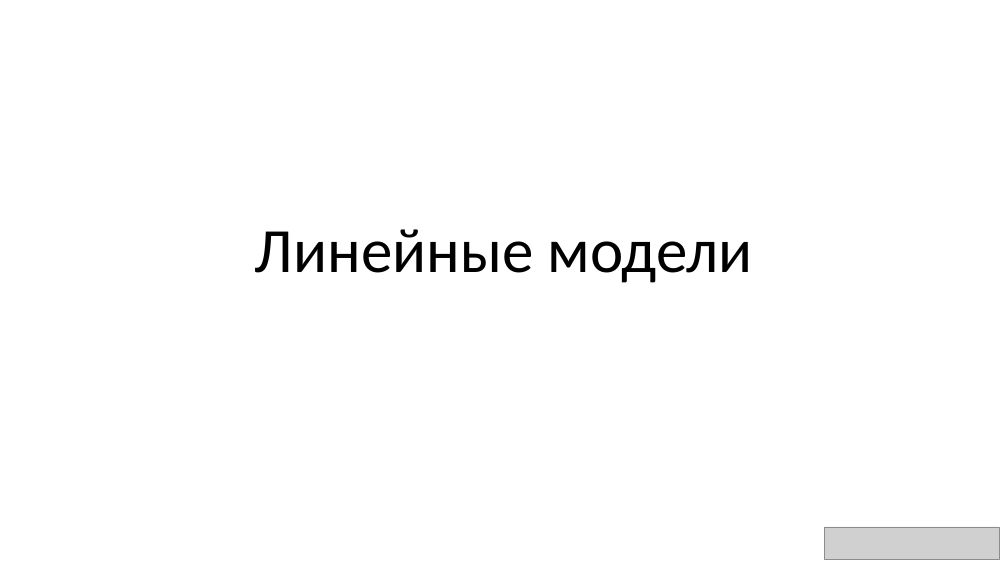
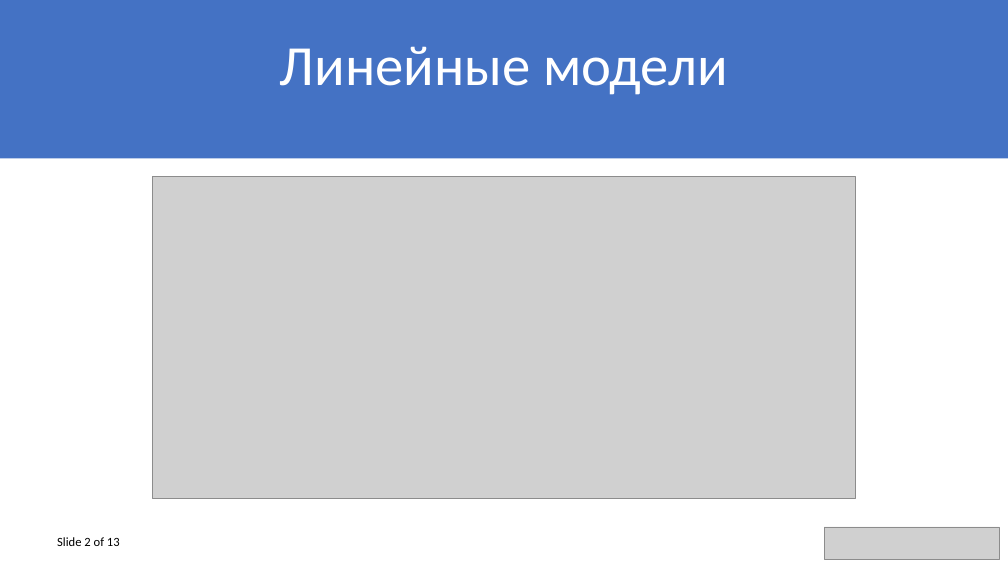
Before and after one commit to Strikoder/Mathmode_UNI_, a slide deck: slide 2 of presentation/Linear models.pptx (slide 1 before the commit). Drawn at 1008x567 pixels with LibreOffice and Linux fonts; fonts in the diff are those of the drawing; grey boxes stand for pictures. Boxes give left, top, right and bottom in pixels: in the first picture for what was removed or moved away, otherwise in the second. Text is boxed around its words. In the diff, an @@ line names an element or a change of style, - is before the commit and + after.

```diff
--- a/presentation/Linear models.pptx
+++ b/presentation/Linear models.pptx
@@ rectangle added at [0, 0, 1008, 158], fill #4472C4 @@
@@ title "Линейные модели": place and size @@
-title "Линейные модели" at [255, 229, 753, 283]
+title "Линейные модели" at [280, 46, 728, 95]
@@ title "Линейные модели" at [280, 46, 728, 95]: size 60 to 54 pt, text colour #000000 to #FFFFFF @@
@@ picture added at [153, 177, 856, 499] @@
@@ text added at [57, 537, 120, 546], 12 pt, text #000000 @@
+Slide 2 of 13
```
Also in this commit, not shown: 12 slides added, 19 slides removed, 4 other files.
